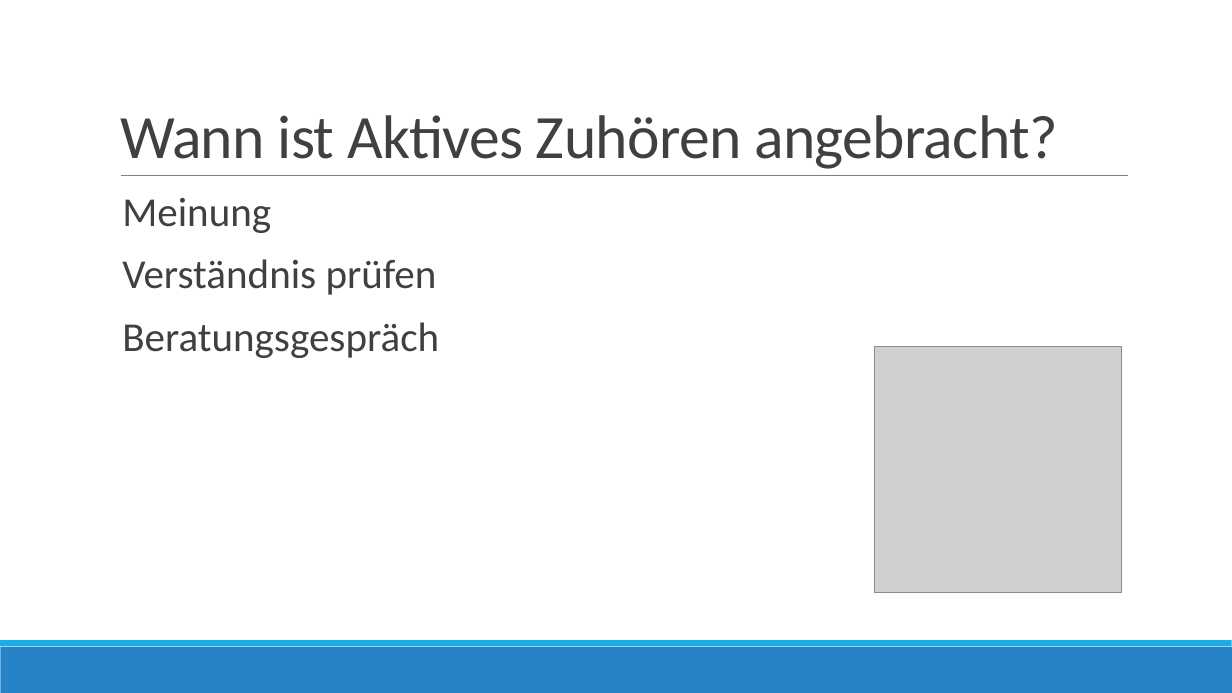
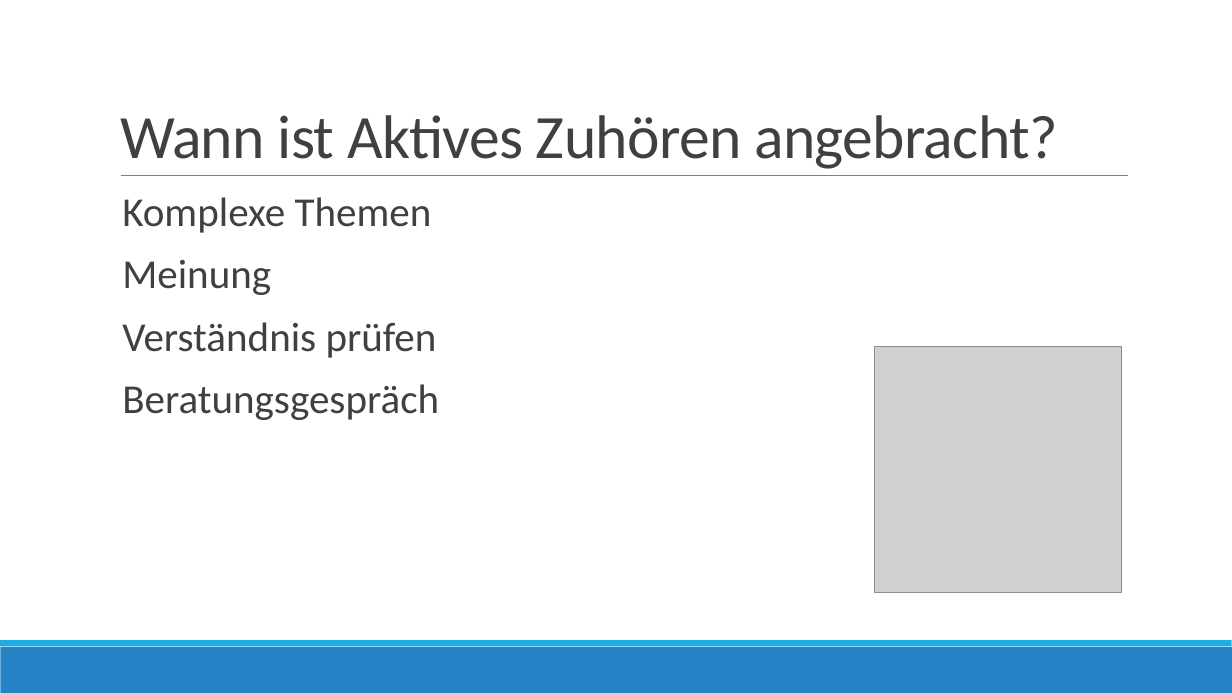
Before and after one commit to severinkaderli/BZG3101-KOMM1D, a slide deck: slide 9 of Aktives Zuhören - Präsentation.pptx. Drawn at 1232x693 pixels with LibreOffice and Linux fonts; fonts in the diff are those of the drawing; grey boxes stand for pictures. Boxes give left, top, right and bottom in pixels: in the first picture for what was removed or moved away, otherwise in the second. Text is boxed around its words. In the diff, an @@ line names an element or a change of style, - is before the commit and + after.

Commit message:
Finish presentation

```diff
--- a/Aktives Zuhören - Präsentation.pptx
+++ b/Aktives Zuhören - Präsentation.pptx
@@ text at bbox=[122, 197, 432, 233]: paragraph added @@
+  Komplexe Themen
```
Also in this commit, not shown: 1 other slide changed.
